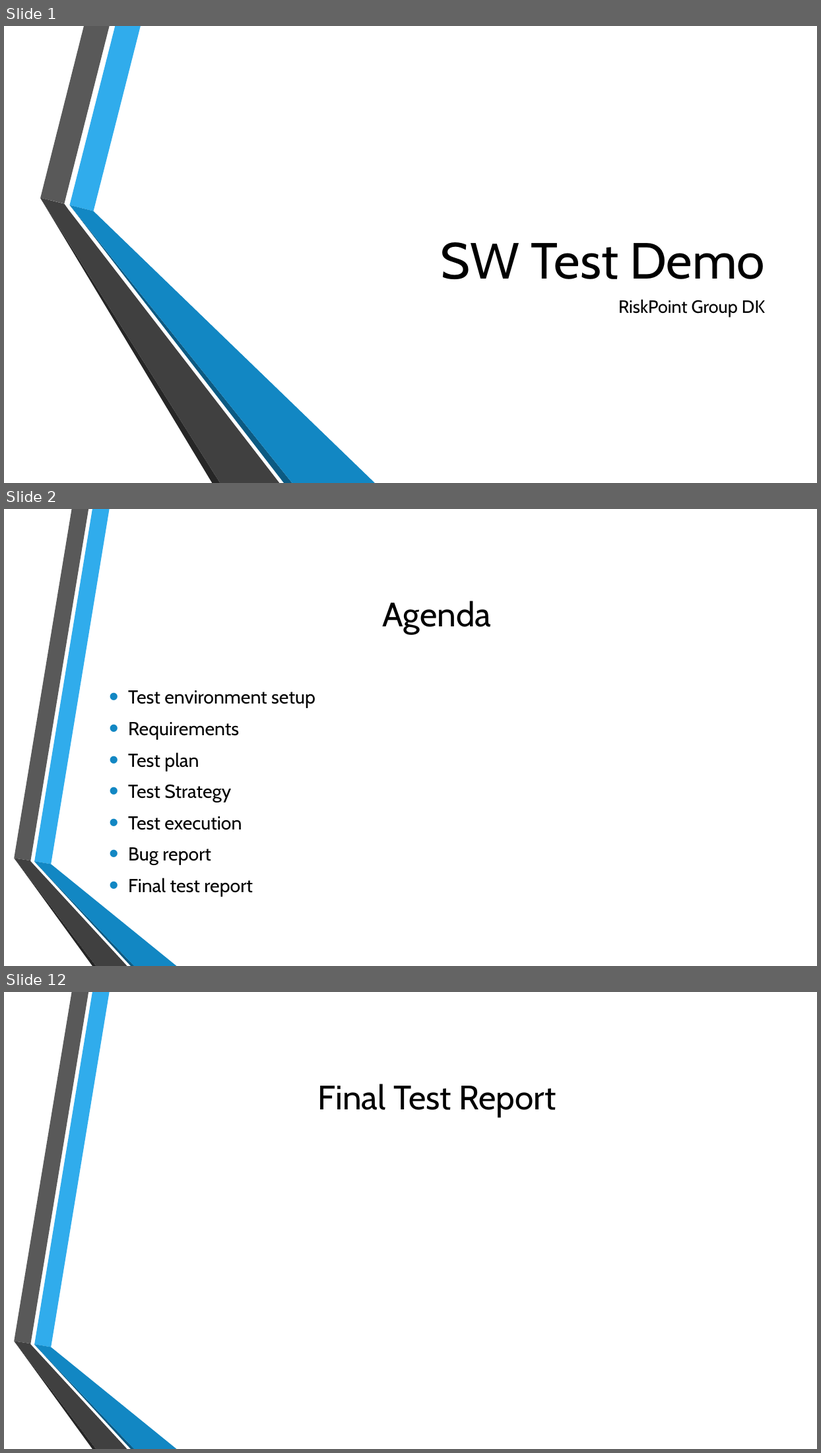
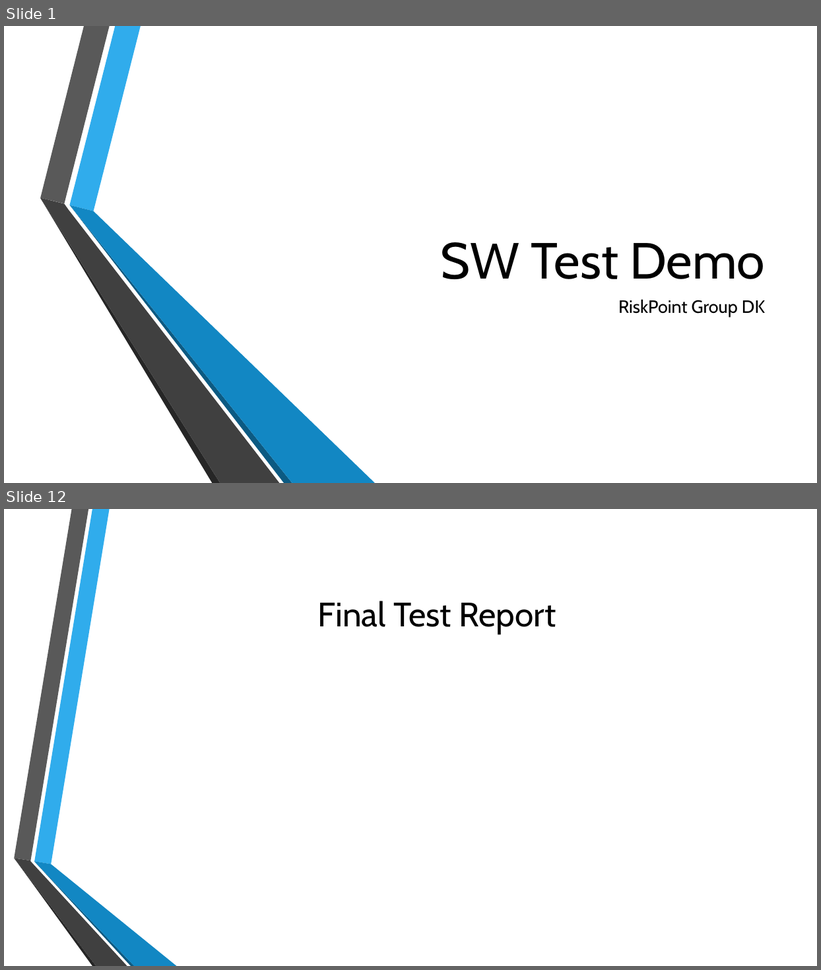
Before and after one commit to rohinitornal/riskpoint, a slide deck: SW Test Demo.pptx. Shown one above the other, each under a label of ours: slides 1, 2 and 12 before the commit, slides 1 and 12 after it; the slides between them are not shown. The pictures are 821x1453 and 821x970 pixels, drawn with LibreOffice and Linux fonts; fonts in the diff are those of the drawing; background and template pictures are left out. Boxes give left, top, right and bottom in pixels: in the first picture for what was removed or moved away, otherwise in the second. Text is boxed around its words. In the diff, an @@ line names an element or a change of style, - is before the commit and + after.

```diff
--- a/SW Test Demo.pptx
+++ b/SW Test Demo.pptx
@@ slide 2 removed at (x1=4, y1=509, x2=817, y2=966), background picture (left out); not listed: 6 template elements that a slide beside it also shows @@
@@ title removed at (x1=383, y1=601, x2=492, y2=634) @@
-Agenda
@@ text removed at (x1=128, y1=691, x2=316, y2=897) @@
-• Test environment setup
-• Requirements
-• Test plan
-• Test Strategy
-• Test execution
-• Bug report
-• Final test report
```
Also in this commit, not shown: 7 slides changed, 3 slides added, 2 other slides removed, 7 other files.
